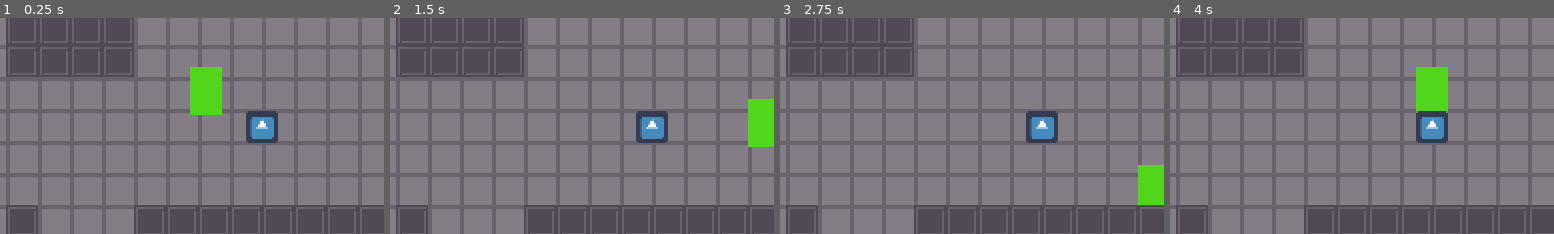
Above: before the commit, frames 1-4 (left to right).
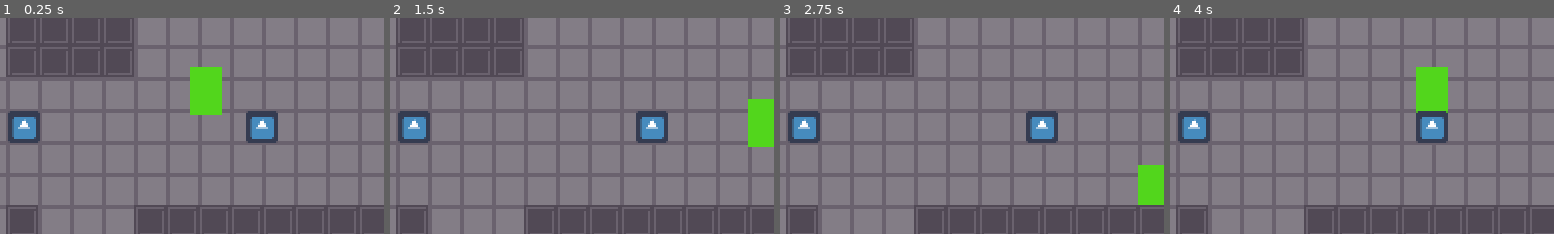
Above: after the commit, the same moments.

Repository: jiink/flask-quest
Game: Godot game, scene res://Rooms/TestRoom/TestRoom.tscn
The game is run twice, just before and just after one commit, with the same random seed, the same clock (stepped at 60 frames per second) and the same inputs. The engine's default icon, where the game draws it, is replaced by a stand-in: a white triangle on a blue panel in a dark square.
Inputs:
- Up to frame 1 (0.25 s): no input
- Up to frame 2 (1.5 s): tap Enter at 0.5 s; hold Right (right) 0.53-1.28 s; hold A (x) 0.53-1.28 s; tap Z (a) at 0.6 s; hold Down (down) from 1.28 s (still down); tap A (x) at 1.35 s
- Up to frame 3 (2.75 s): tap Z (a) at 1.55, 2.1 s; release Down (down) at 2.03 s; hold Right (right) from 2.03 s (still down); hold A (x) from 2.03 s (still down)
- Up to frame 4 (4 s): tap Space at 2.75 s; release Right (right) at 2.78 s; release A (x) at 2.78 s; hold Up (up) 2.78-3.53 s; tap A (x) at 2.85 s; tap Z (a) at 3.05, 3.6 s; hold Left (left) from 3.53 s (still down); hold A (x) from 3.53 s (still down)
The pictures show only the part of the screen within x 45-95%, y 23-73%; the shares and areas given below are measured in that part.

The runs differ from the first frame. In frame 1, 1.2% of the frame differs, in the area x 2-11%, y 43-58%; in frame 2, 1.2%; in frame 3, 1.2%; in frame 4, 1.2%.

Commit message:
Gave DialogueTree it's own scene

Diff:
--- /dev/null
+++ b/Engine/dialogue/DialogueTree.tscn
@@ -0,0 +1,10 @@
+[gd_scene load_steps=2 format=2]
+
+[ext_resource path="res://Engine/dialogue/DialogueTree.gd" type="Script" id=1]
+
+[node name="DialogueTree" type="Node"]
+
+script = ExtResource( 1 )
+default_font = null
+default_text_delay = 0.03
+face_texture = null
--- a/Rooms/TestRoom/TestRoom.tscn
+++ b/Rooms/TestRoom/TestRoom.tscn
@@ -3,9 +3,9 @@
 [ext_resource path="res://Rooms/TestRoom/TestRoomTileset.tres" type="TileSet" id=1]
 [ext_resource path="res://Engine/collisiontile.tres" type="TileSet" id=2]
 [ext_resource path="res://NPC/Boque/Boque.tscn" type="PackedScene" id=3]
-[ext_resource path="res://Rooms/TestRoom/Dialogue.gd" type="Script" id=4]
-[ext_resource path="res://NPC/Boque/boqueFaces.png" type="Texture" id=5]
-[ext_resource path="res://Engine/dialogue/DiagPiece.tscn" type="PackedScene" id=6]
+[ext_resource path="res://Engine/dialogue/DialogueTree.tscn" type="PackedScene" id=4]
+[ext_resource path="res://Engine/dialogue/DiagPiece.tscn" type="PackedScene" id=5]
+[ext_resource path="res://NPC/Boque/boqueFaces.png" type="Texture" id=6]
 [ext_resource path="res://Player/Player.tscn" type="PackedScene" id=7]
 [ext_resource path="res://Items/TestItem.tscn" type="PackedScene" id=8]
 [ext_resource path="res://Engine/Diag.tscn" type="PackedScene" id=9]
@@ -96,56 +96,98 @@
 
 [node name="Boque" parent="YSort" index="0" instance=ExtResource( 3 )]
 
+editor/display_folded = true
 position = Vector2( 304, 112 )
 
-[node name="DialogueTree" type="Node" parent="YSort/Boque" index="3"]
-
-script = ExtResource( 4 )
-default_font = null
-default_text_delay = 0.03
-face_texture = ExtResource( 5 )
-
-[node name="DiagPiece" parent="YSort/Boque/DialogueTree" index="0" instance=ExtResource( 6 )]
+[node name="DialogueTree" parent="YSort/Boque" index="3" instance=ExtResource( 4 )]
+
+[node name="DiagPiece" parent="YSort/Boque/DialogueTree" index="0" instance=ExtResource( 5 )]
 
 message = "hello. blah blah. blahblah? bababa, baba."
 text_delay = null
 face = 0
 
-[node name="DiagPiece2" parent="YSort/Boque/DialogueTree/DiagPiece" index="0" instance=ExtResource( 6 )]
+[node name="DiagPiece2" parent="YSort/Boque/DialogueTree/DiagPiece" index="0" instance=ExtResource( 5 )]
 
 key = "yeah"
 message = "cool"
 text_delay = null
 face = 9
 
-[node name="DiagPiece3" parent="YSort/Boque/DialogueTree/DiagPiece" index="1" instance=ExtResource( 6 )]
+[node name="DiagPiece3" parent="YSort/Boque/DialogueTree/DiagPiece" index="1" instance=ExtResource( 5 )]
 
 key = "no"
 message = "man"
 text_delay = null
 face = 5
 
-[node name="DiagPiece3" parent="YSort/Boque/DialogueTree/DiagPiece/DiagPiece3" index="0" instance=ExtResource( 6 )]
+[node name="DiagPiece3" parent="YSort/Boque/DialogueTree/DiagPiece/DiagPiece3" index="0" instance=ExtResource( 5 )]
 
 message = "really?"
 text_delay = 0.07
 face = 15
 
-[node name="DiagPiece2" parent="YSort/Boque/DialogueTree/DiagPiece/DiagPiece3/DiagPiece3" index="0" instance=ExtResource( 6 )]
+[node name="DiagPiece2" parent="YSort/Boque/DialogueTree/DiagPiece/DiagPiece3/DiagPiece3" index="0" instance=ExtResource( 5 )]
 
 key = "yep"
 message = "holy c`r`a`p. get OUTTA here"
 text_delay = null
 face = 0
 
-[node name="DiagPiece" parent="YSort/Boque/DialogueTree/DiagPiece/DiagPiece3/DiagPiece3" index="1" instance=ExtResource( 6 )]
+[node name="DiagPiece" parent="YSort/Boque/DialogueTree/DiagPiece/DiagPiece3/DiagPiece3" index="1" instance=ExtResource( 5 )]
 
 key = "nope"
 message = "wow dumy"
 text_delay = null
 face = 0
 
-[node name="Player" parent="YSort" index="1" instance=ExtResource( 7 )]
+[node name="Boque2" parent="YSort" index="1" instance=ExtResource( 3 )]
+
+position = Vector2( 185, 112 )
+
+[node name="DialogueTree" parent="YSort/Boque2" index="3" instance=ExtResource( 4 )]
+
+face_texture = ExtResource( 6 )
+
+[node name="DiagPiece" parent="YSort/Boque2/DialogueTree" index="0" instance=ExtResource( 5 )]
+
+message = "Do you like the color green?"
+text_delay = 0.0
+face = 6
+
+[node name="DiagPiece2" parent="YSort/Boque2/DialogueTree/DiagPiece" index="0" instance=ExtResource( 5 )]
+
+key = "Yes"
+message = "Of course."
+text_delay = null
+face = 1
+
+[node name="DiagPiece" parent="YSort/Boque2/DialogueTree/DiagPiece/DiagPiece2" index="0" instance=ExtResource( 5 )]
+
+message = "Of course you do. Why wouldn't you, you're green."
+text_delay = null
+face = 5
+
+[node name="DiagPiece3" parent="YSort/Boque2/DialogueTree/DiagPiece" index="1" instance=ExtResource( 5 )]
+
+key = "Nah"
+message = "WHAT"
+text_delay = null
+face = 11
+
+[node name="DiagPiece" parent="YSort/Boque2/DialogueTree/DiagPiece/DiagPiece3" index="0" instance=ExtResource( 5 )]
+
+message = "How!?!!"
+text_delay = null
+face = 7
+
+[node name="DiagPiece2" parent="YSort/Boque2/DialogueTree/DiagPiece/DiagPiece3/DiagPiece" index="0" instance=ExtResource( 5 )]
+
+message = "We're both green! AAAA"
+text_delay = null
+face = 8
+
+[node name="Player" parent="YSort" index="2" instance=ExtResource( 7 )]
 
 position = Vector2( 276, 98 )
 
Renamed: Rooms/TestRoom/Dialogue.gd -> Engine/dialogue/DialogueTree.gd
